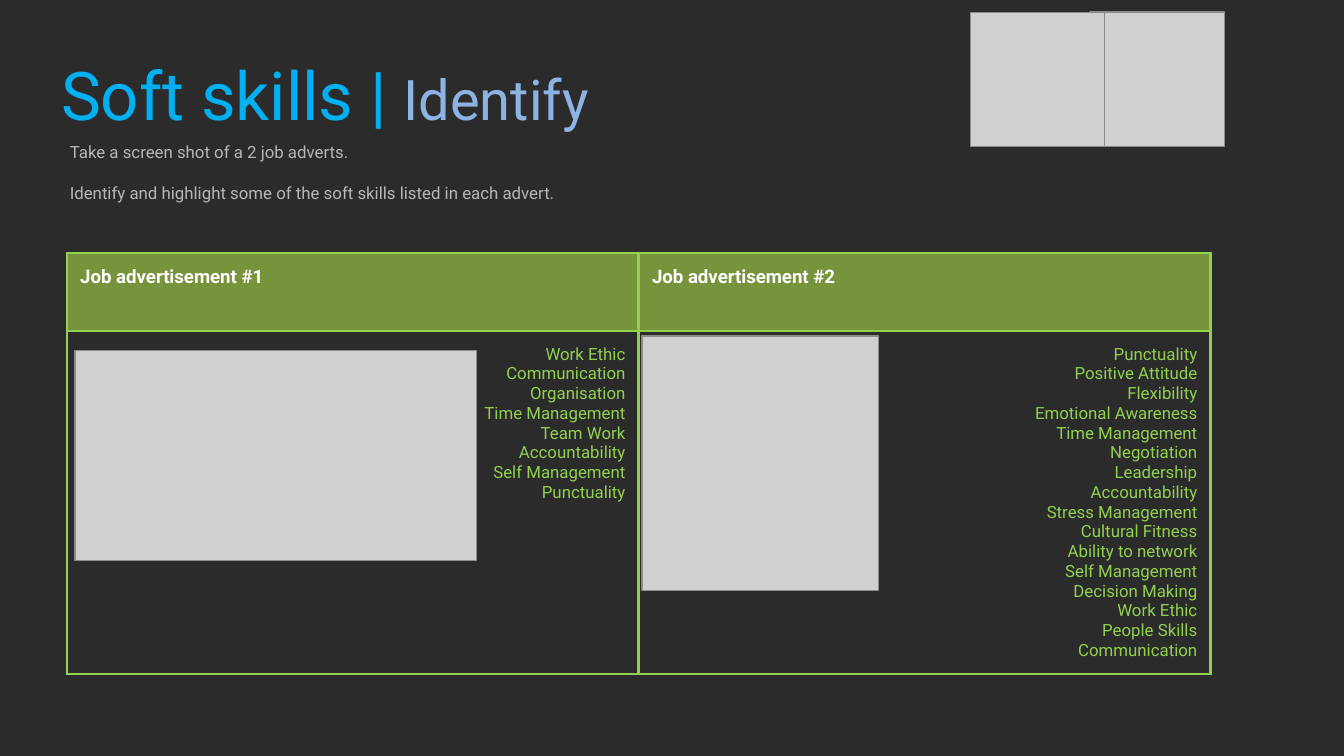
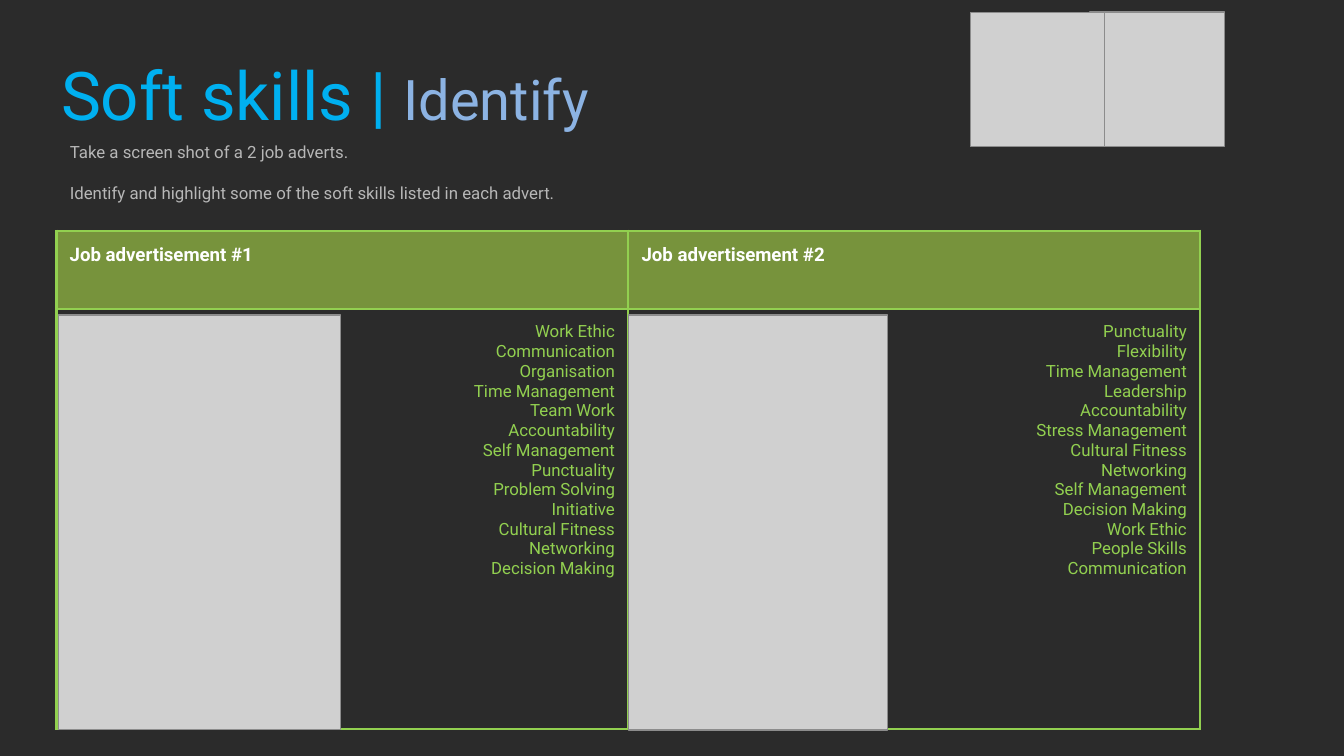
Before and after one commit to Dinoboy173/ProfStud, a slide deck: slide 11 of Class1/2021_Professional_Studies_1_JordanWesson.pptx. Drawn at 1344x756 pixels with LibreOffice and Linux fonts; fonts in the diff are those of the drawing; grey boxes stand for pictures; background and template pictures are left out; a plain dark background stands for a picture behind light text. Boxes give left, top, right and bottom in pixels: in the first picture for what was removed or moved away, otherwise in the second. Text is boxed around its words. In the diff, an @@ line names an element or a change of style, - is before the commit and + after.

```diff
--- a/Class1/2021_Professional_Studies_1_JordanWesson.pptx
+++ b/Class1/2021_Professional_Studies_1_JordanWesson.pptx
@@ table at box(56, 231, 1199, 731) @@
-row 2, column 1: Work Ethic / Communication / Organisation / Time Management / Team Work / Accountability / Self Management / Punctuality
+row 2, column 1: Work Ethic / Communication / Organisation / Time Management / Team Work / Accountability / Self Management / Punctuality / Problem Solving / Initiative / Cultural Fitness / Networking / Decision Making
-row 2, column 2: Punctuality / Positive Attitude / Flexibility / Emotional Awareness / Time Management / Negotiation / Leadership / Accountability / Stress Management / Cultural Fitness / Ability to network / Self Management / Decision Making / Work Ethic / People Skills / Communication
+row 2, column 2: Punctuality / Flexibility / Time Management / Leadership / Accountability / Stress Management / Cultural Fitness / Networking / Self Management / Decision Making / Work Ethic / People Skills / Communication
@@ table: place and size @@
-table at box(67, 253, 1210, 683)
+table at box(56, 231, 1199, 731)
@@ picture added at box(58, 314, 340, 730) @@
@@ picture: place and size @@
-picture at box(642, 336, 879, 590)
+picture at box(628, 314, 887, 730)
@@ picture removed at box(75, 351, 477, 562) @@
```
Also in this commit, not shown: 5 other slides changed, 1 other file.
